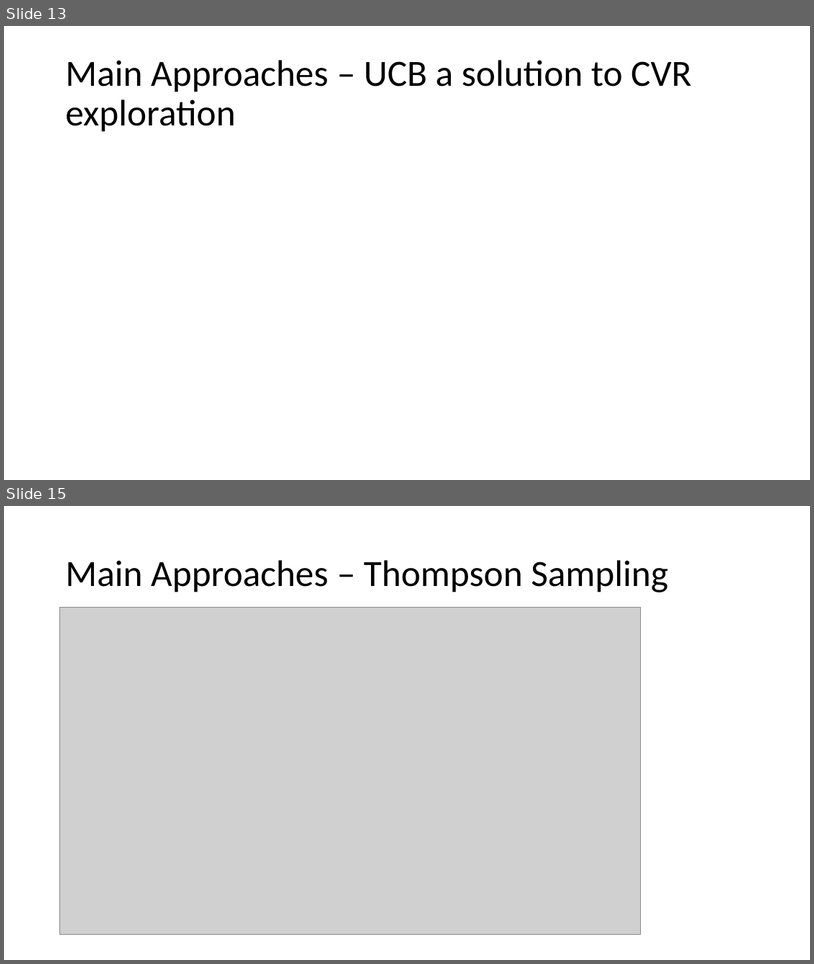
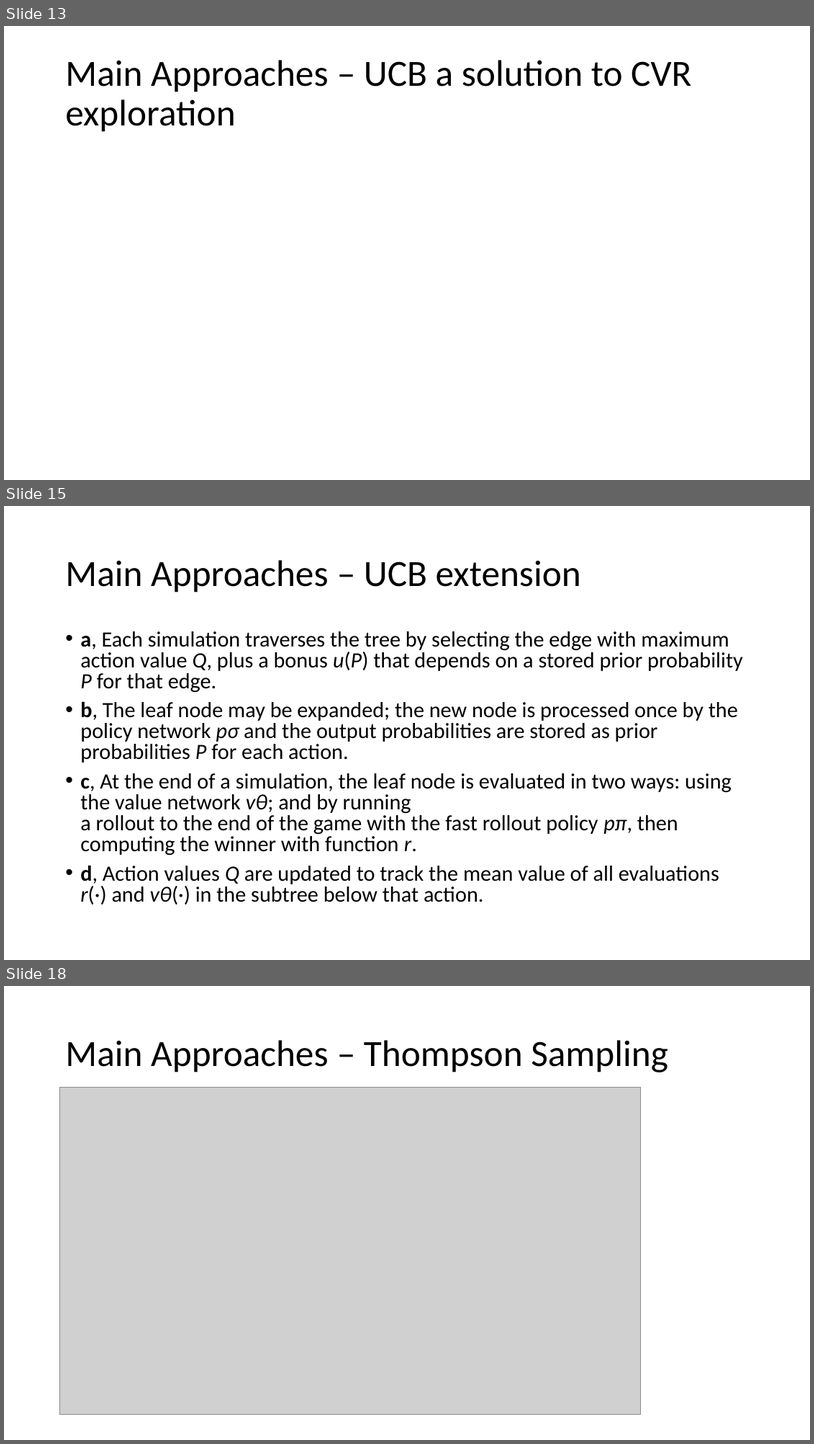
Before and after one commit to wzhe06/Ad-papers, a slide deck: Explore and Exploit/EandE.pptx. Shown one above the other, each under a label of ours: slides 13 and 15 before the commit, slides 13, 15 and 18 after it; the slides between them are not shown. The pictures are 814x964 and 814x1444 pixels, drawn with LibreOffice and Linux fonts; fonts in the diff are those of the drawing; grey boxes stand for pictures. Boxes give left, top, right and bottom in pixels: in the first picture for what was removed or moved away, otherwise in the second. Text is boxed around its words. In the diff, an @@ line names an element or a change of style, - is before the commit and + after.

```diff
--- a/Explore and Exploit/EandE.pptx
+++ b/Explore and Exploit/EandE.pptx
@@ slide 15 added at (x1=4, y1=506, x2=810, y2=960), background #FFFFFF @@
@@ title added at (x1=65, y1=560, x2=581, y2=592), 44 pt, text #000000 @@
+Main Approaches – UCB extension
@@ text added at (x1=80, y1=631, x2=743, y2=904), 25.9 pt, text #000000 @@
+• a, Each simulation traverses the tree by selecting the edge with maximum action value Q, plus a bonus u(P) that depends on a stored prior probability P for that edge.
+• b, The leaf node may be expanded; the new node is processed once by the policy network pσ and the output probabilities are stored as prior probabilities P for each action.
+• c, At the end of a simulation, the leaf node is evaluated in two ways: using the value network vθ; and by running
+  a rollout to the end of the game with the fast rollout policy pπ, then computing the winner with function r.
+• d, Action values Q are updated to track the mean value of all evaluations r(·) and vθ(·) in the subtree below that action.
@@ what was slide 15 is now slide 18 @@
```
Also in this commit, not shown: 3 slides changed, 5 other slides added, 1 other file.
